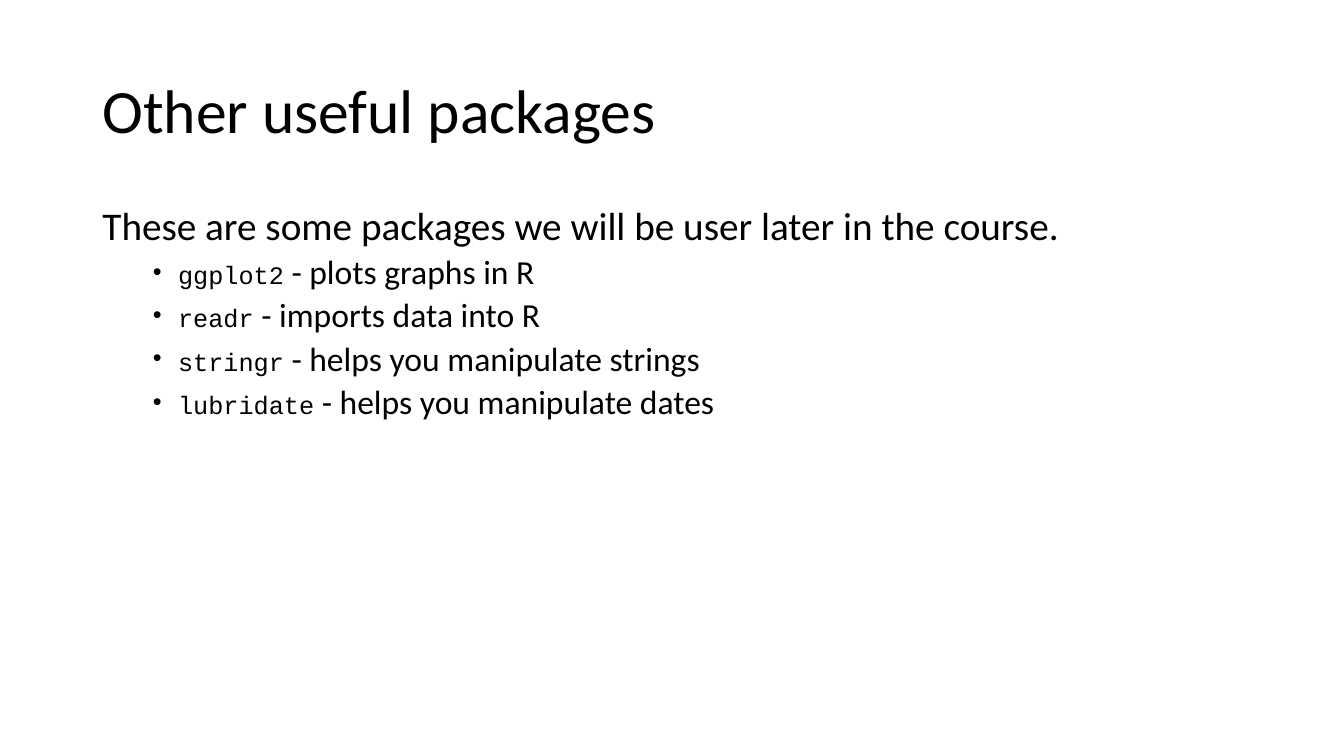
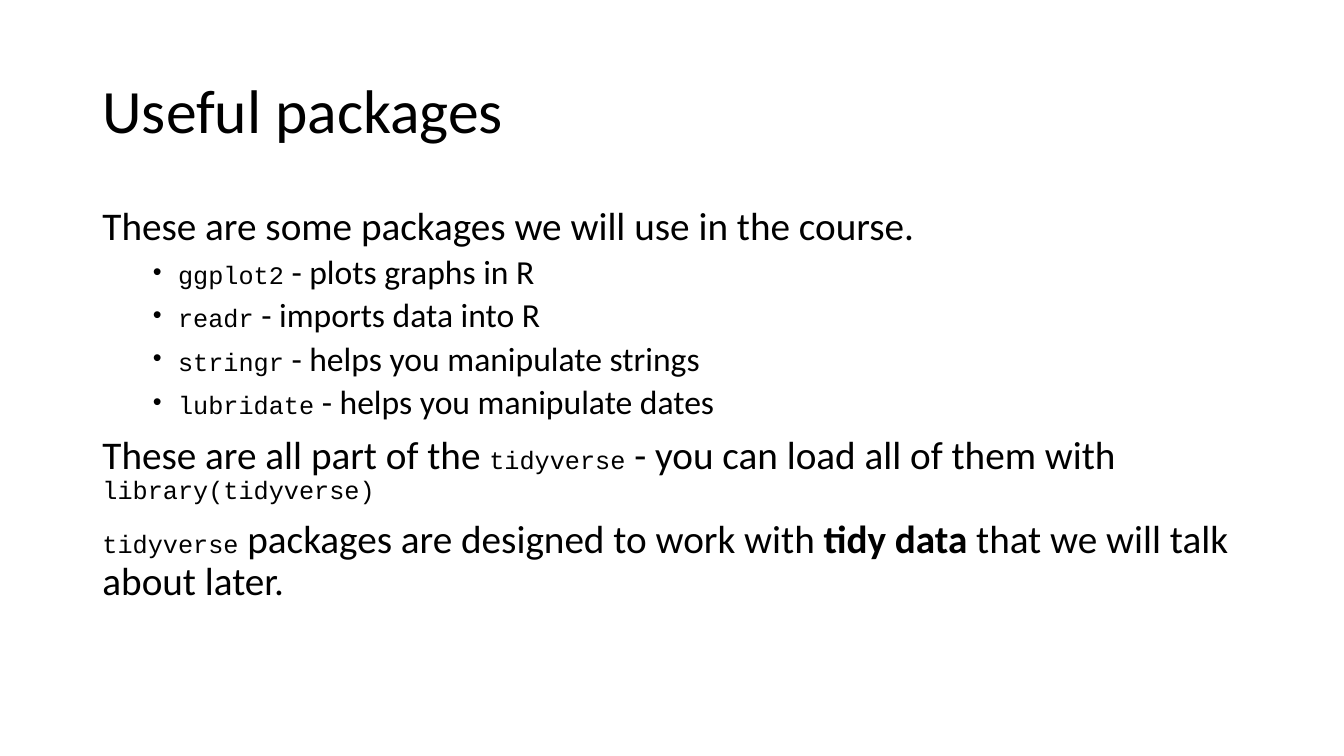
Before and after one commit to uclh-criu/learning-datascience, a slide deck: slide 43 of sessions/2-R-intro.pptx (slide 48 before the commit). Drawn at 1344x756 pixels with LibreOffice and Linux fonts; fonts in the diff are those of the drawing. Boxes give left, top, right and bottom in pixels: in the first picture for what was removed or moved away, otherwise in the second. Text is boxed around its words. In the diff, an @@ line names an element or a change of style, - is before the commit and + after.

```diff
--- a/sessions/2-R-intro.pptx
+++ b/sessions/2-R-intro.pptx
@@ title at <box>102,90,503,144</box>: text changed @@
-Other useful packages
+Useful packages
@@ text at <box>102,212,914,247</box>: text changed @@
-These are some packages we will be user later in the course.
+These are some packages we will use in the course.
@@ text at <box>102,441,1228,596</box>: paragraphs added @@
+These are all part of the tidyverse - you can load all of them with library(tidyverse)
+tidyverse packages are designed to work with tidy data that we will talk about later.
```
Also in this commit, not shown: 10 other slides changed, 7 slides added, 12 slides removed, 7 other files.
